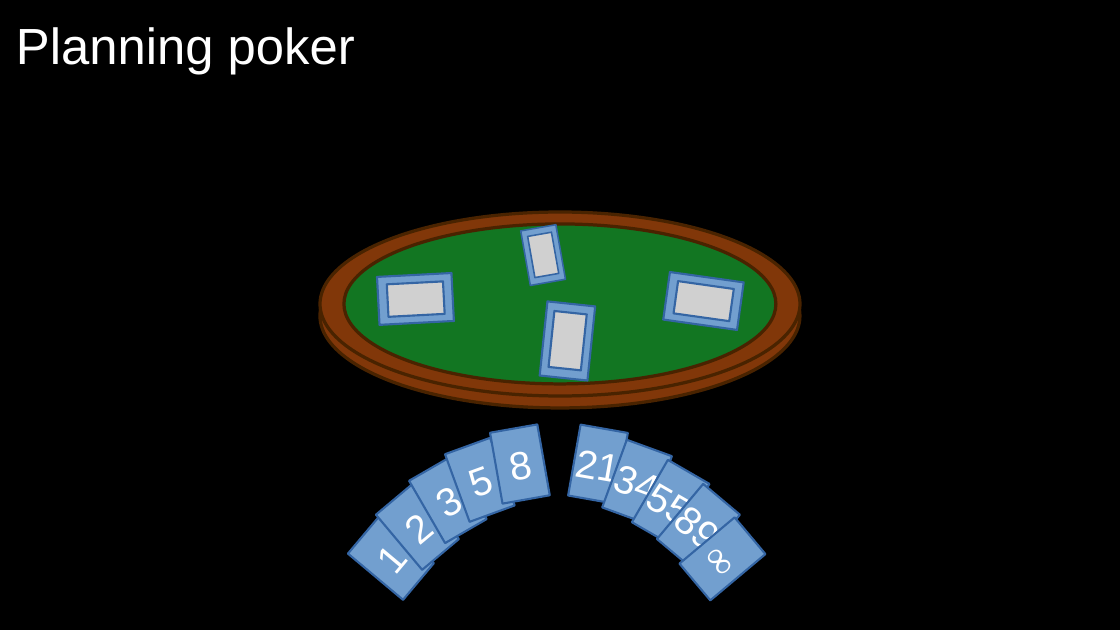
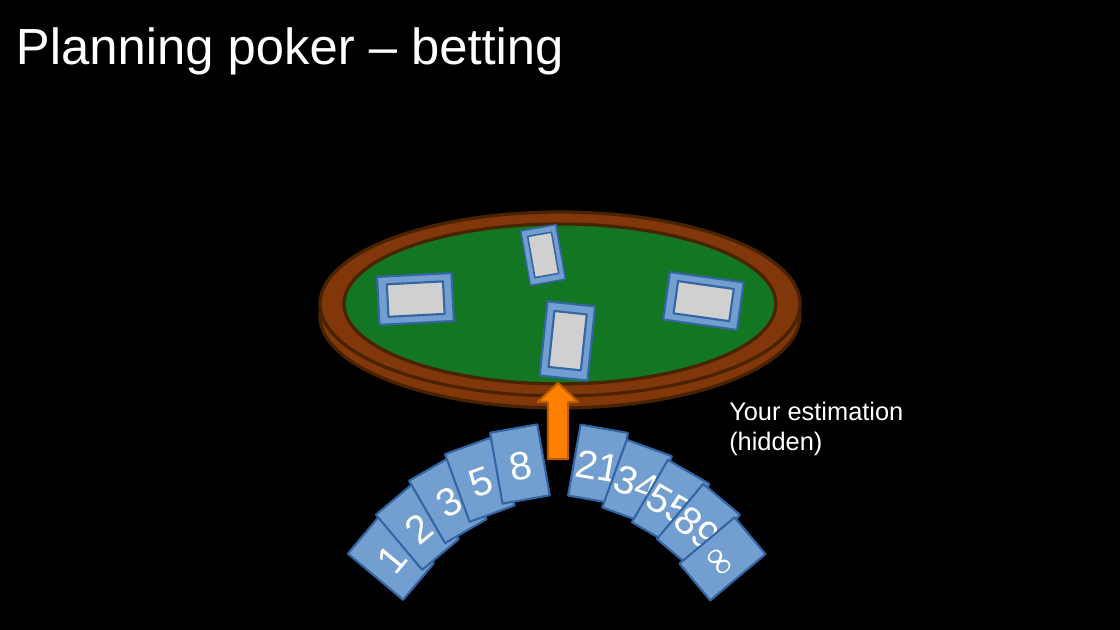
Before and after one commit to exasol/tutorials, a slide deck: slide 10 of estimating/estimating.odp (slide 9 before the commit). Drawn at 1120x630 pixels with LibreOffice and Linux fonts; fonts in the diff are those of the drawing; grey boxes stand for pictures. Boxes give left, top, right and bottom in pixels: in the first picture for what was removed or moved away, otherwise in the second. Text is boxed around its words. In the diff, an @@ line names an element or a change of style, - is before the commit and + after.

Commit message:
#3: Added relative estimation

```diff
--- a/estimating/estimating.odp
+++ b/estimating/estimating.odp
@@ title at (16, 27, 563, 74): text changed @@
-Planning poker
+Planning poker – betting
@@ up arrow added at (538, 383, 578, 459), fill #FF8000, outline #B85C00 1.5 pt @@
@@ text added at (729, 401, 904, 456), 18 pt, text #FFFFFF @@
+Your estimation
+(hidden)
```
Also in this commit, not shown: 15 other slides changed, 4 slides added, 3 slides removed.
